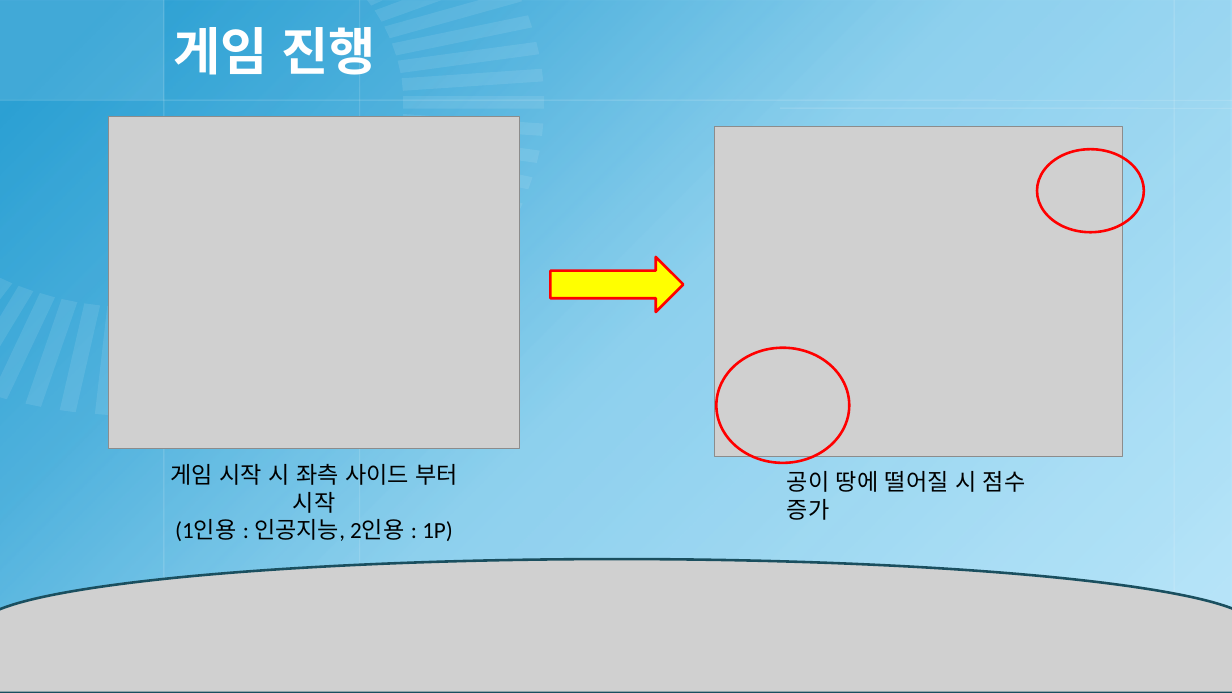
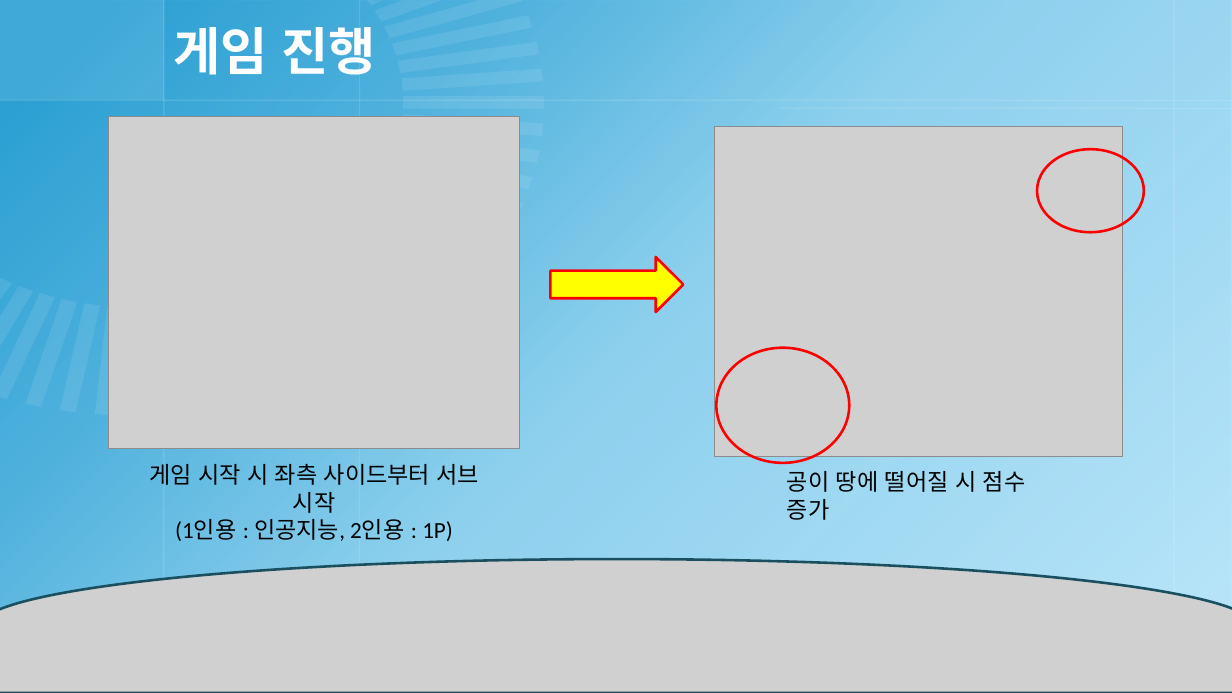
Before and after one commit to gamejoon/Pikachu_volleyball, a slide deck: slide 5 of Picture/2DGP_1차_발표.pptx (slide 4 before the commit). Drawn at 1232x693 pixels with LibreOffice and Linux fonts; fonts in the diff are those of the drawing; grey boxes stand for pictures; background and template pictures are left out. Boxes give left, top, right and bottom in pixels: in the first picture for what was removed or moved away, otherwise in the second. Text is boxed around its words. In the diff, an @@ line names an element or a change of style, - is before the commit and + after.

```diff
--- a/Picture/2DGP_1차_발표.pptx
+++ b/Picture/2DGP_1차_발표.pptx
@@ text "게임 시작 시 좌측 사이드부터 ..." moved from (x1=170, y1=464, x2=458, y2=541) to (x1=149, y1=464, x2=479, y2=541) @@
@@ text at (x1=149, y1=464, x2=479, y2=513): text changed @@
-게임 시작 시 좌측 사이드 부터 시작
+게임 시작 시 좌측 사이드부터 서브 시작
```
Also in this commit, not shown: 4 other slides changed, 1 slide added, 2 other files.
